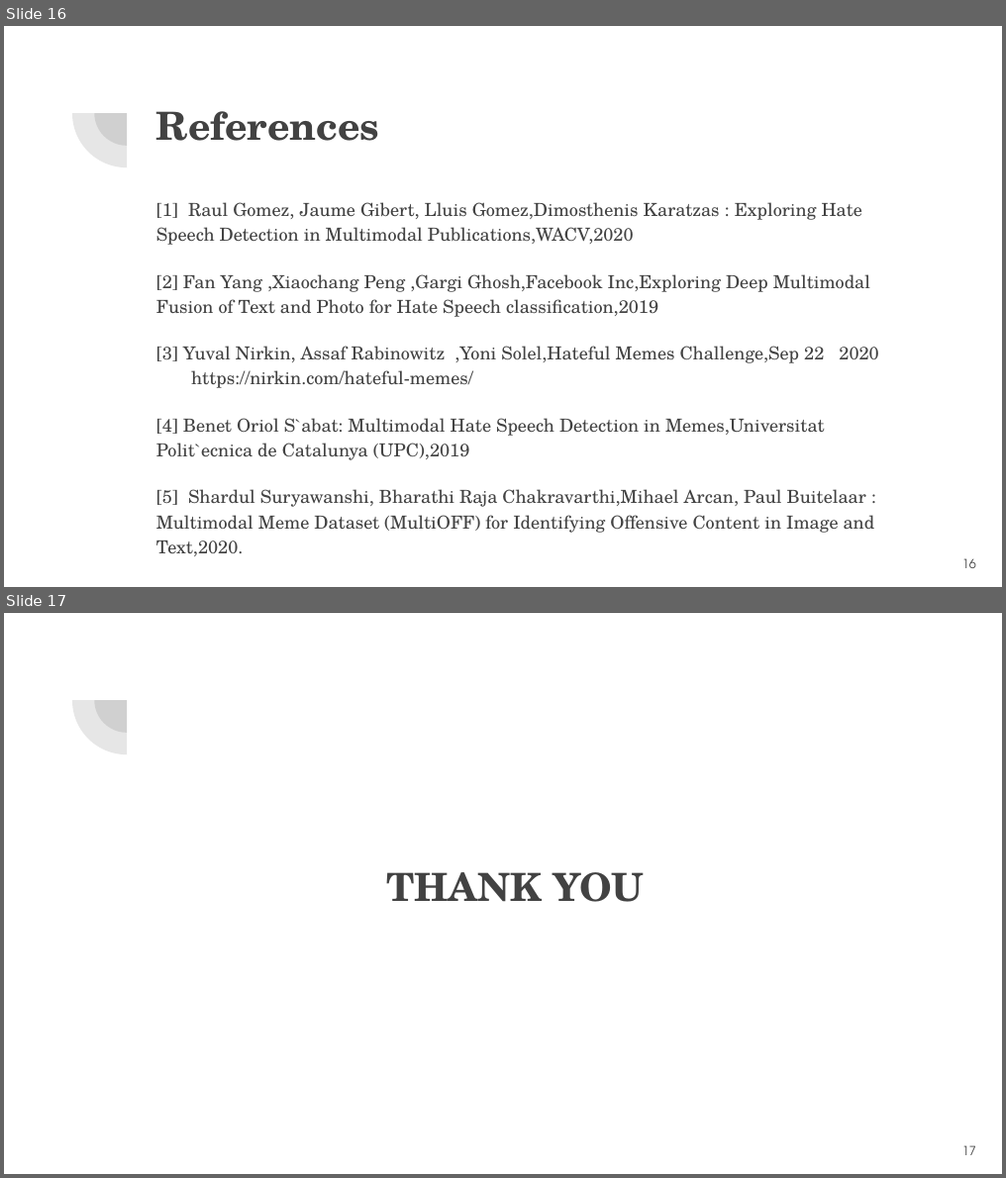
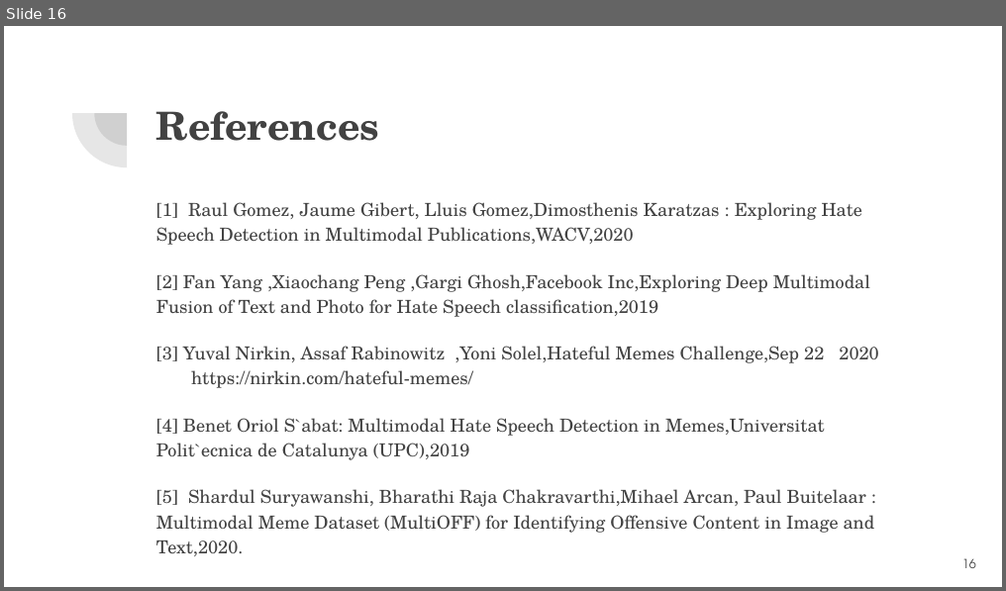
Before and after one commit to VarunBohara/Mini-Project-Documents, a slide deck: MINI PROJECT REVIEW.pptx. Shown one above the other, each under a label of ours: slides 16 and 17 before the commit, slide 16 after it. The pictures are 1006x1178 and 1006x591 pixels, drawn with LibreOffice and Linux fonts; fonts in the diff are those of the drawing. Boxes give left, top, right and bottom in pixels: in the first picture for what was removed or moved away, otherwise in the second. Text is boxed around its words. In the diff, an @@ line names an element or a change of style, - is before the commit and + after.

```diff
--- a/MINI PROJECT REVIEW.pptx
+++ b/MINI PROJECT REVIEW.pptx
@@ slide 17 removed at (x1=4, y1=613, x2=1002, y2=1174), background #FFFFFF; not listed: 2 template elements that a slide beside it also shows @@
@@ title removed at (x1=386, y1=872, x2=644, y2=902) @@
-THANK YOU
@@ page number removed at (x1=962, y1=1146, x2=976, y2=1156) @@
-17
```
